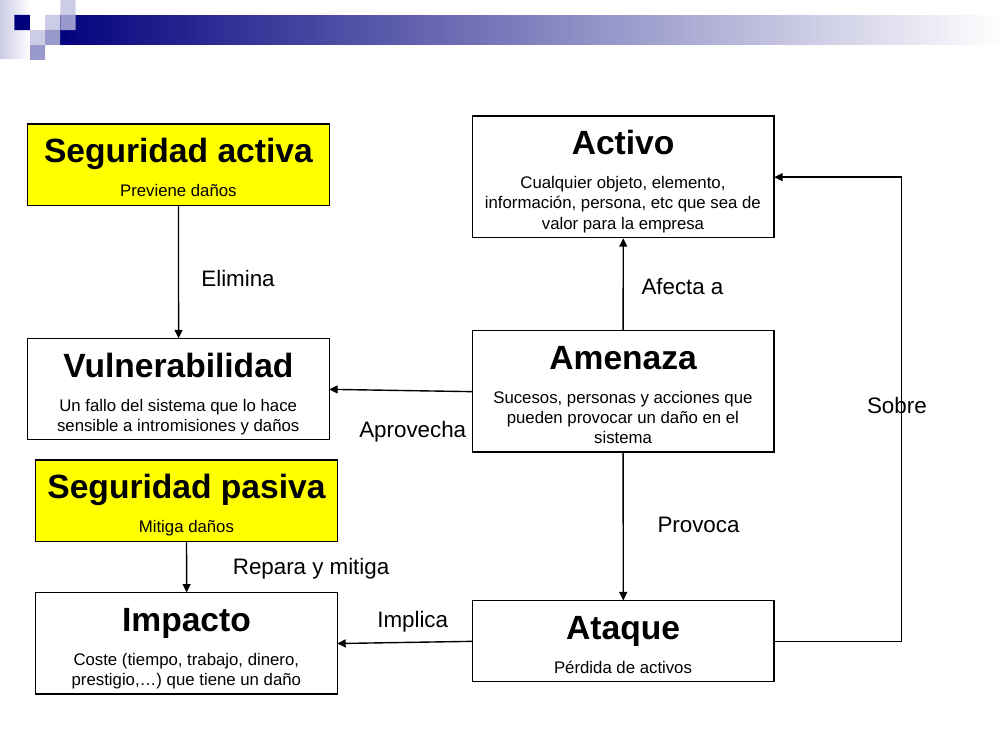
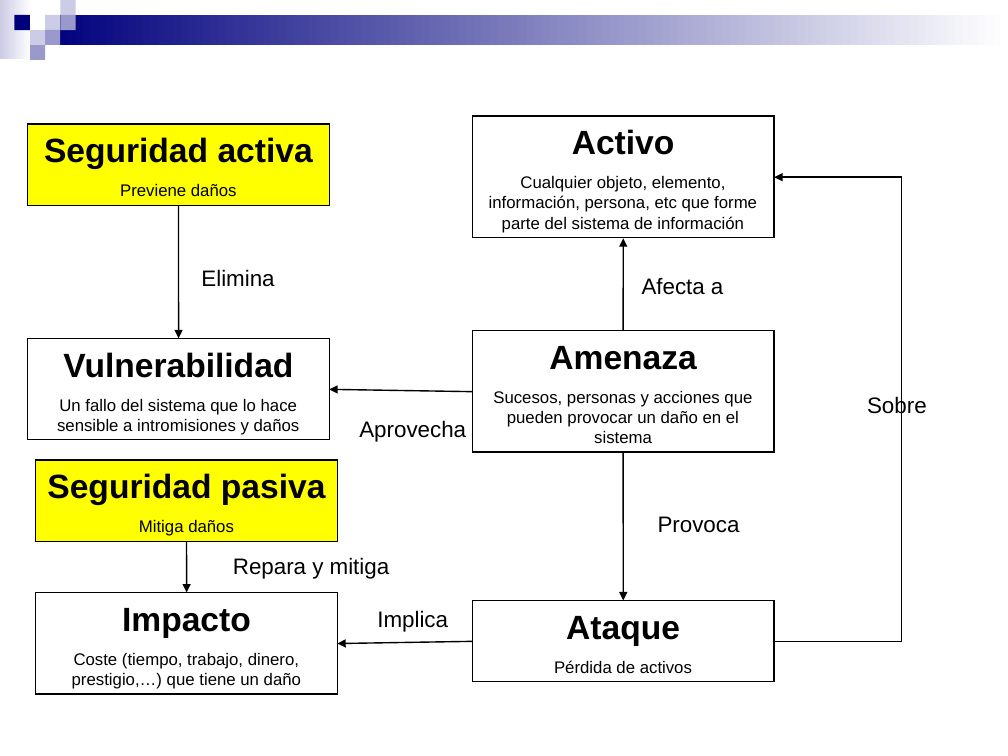
Before and after one commit to alvarogonzalezsotillo/seguridad-informatica-smr2dual, a slide deck: slide 2 of apuntes/1/SI-T-01-Plan de actuación.ppt. Drawn at 1008x756 pixels with LibreOffice and Linux fonts; fonts in the diff are those of the drawing. Boxes give left, top, right and bottom in pixels: in the first picture for what was removed or moved away, otherwise in the second. Text is boxed around its words. In the diff, an @@ line names an element or a change of style, - is before the commit and + after.

```diff
--- a/apuntes/1/SI-T-01-Plan de actuación.ppt
+++ b/apuntes/1/SI-T-01-Plan de actuación.ppt
@@ text in rectangle at (489, 176, 757, 233): text changed @@
-Cualquier objeto, elemento, información, persona, etc que sea de valor para la empresa
+Cualquier objeto, elemento, información, persona, etc que forme parte del sistema de información
```
Also in this commit, not shown: 1 other slide changed, 1 other file.
